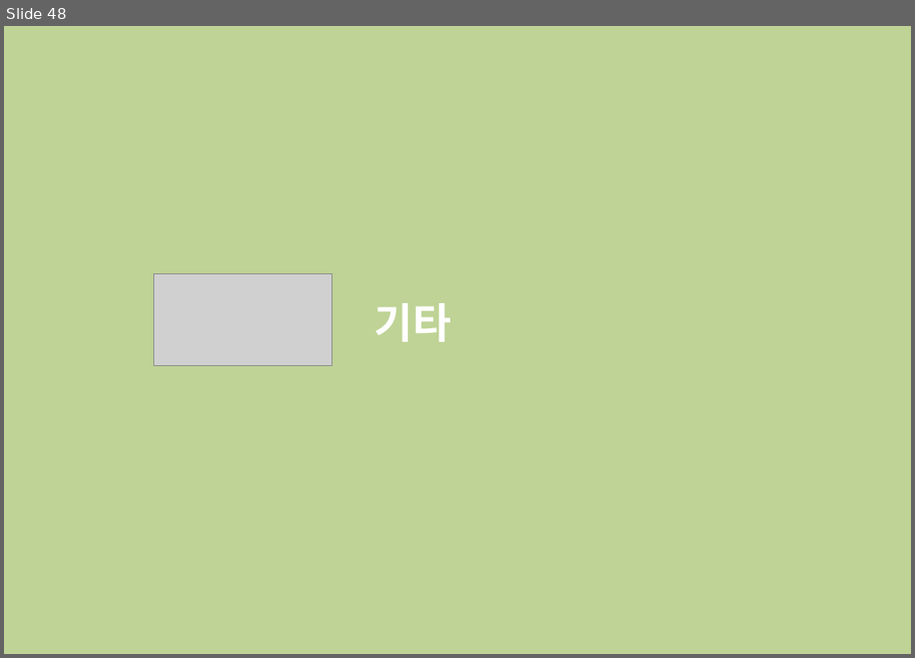
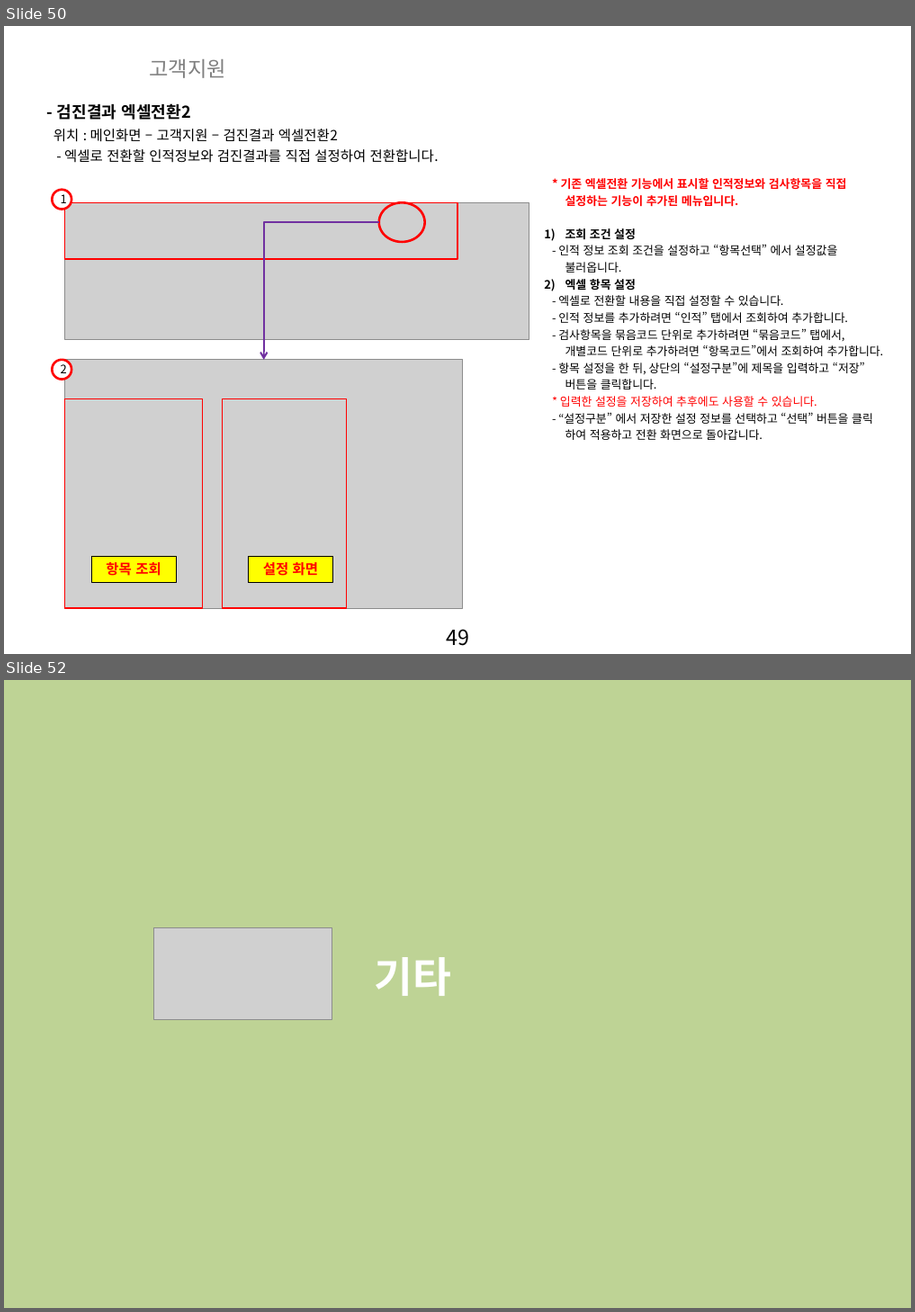
Before and after one commit to zooxop/ailiss_manual, a slide deck: manual/앨리스_매뉴얼_작업중.pptx. Shown one above the other, each under a label of ours: slide 48 before the commit, slides 50 and 52 after it; the slides between them are not shown. The pictures are 915x658 and 915x1312 pixels, drawn with LibreOffice and Linux fonts; fonts in the diff are those of the drawing; grey boxes stand for pictures; background and template pictures are left out. Boxes give left, top, right and bottom in pixels: in the first picture for what was removed or moved away, otherwise in the second. Text is boxed around its words. In the diff, an @@ line names an element or a change of style, - is before the commit and + after.

Commit message:
검진결과엑셀전환끝

```diff
--- a/manual/앨리스_매뉴얼_작업중.pptx
+++ b/manual/앨리스_매뉴얼_작업중.pptx
@@ slide 50 added at <box>4,26,911,654</box>, background picture (left out); not listed: 1 template element that a slide beside it also shows @@
@@ text added at <box>149,59,226,78</box>, 18 pt, text #808080 @@
+고객지원
@@ text added at <box>57,103,191,120</box>, 14 pt, text #000000, bold @@
+- 검진결과 엑셀전환2
@@ text added at <box>54,129,338,142</box>, 12 pt, text #000000 @@
+위치 : 메인화면 – 고객지원 – 검진결과 엑셀전환2
@@ text added at <box>64,149,439,163</box>, 12 pt, text #000000 @@
+- 엑셀로 전환할 인적정보와 검진결과를 직접 설정하여 전환합니다.
@@ text added at <box>558,178,884,440</box>, 10 pt, text #000000 @@
+* 기존 엑셀전환 기능에서 표시할 인적정보와 검사항목을 직접 설정하는 기능이 추가된 메뉴입니다.
+1) 조회 조건 설정
+- 인적 정보 조회 조건을 설정하고 “항목선택” 에서 설정값을
+불러옵니다.
+2) 엑셀 항목 설정
+- 엑셀로 전환할 내용을 직접 설정할 수 있습니다.
+- 인적 정보를 추가하려면 “인적” 탭에서 조회하여 추가합니다.
+- 검사항목을 묶음코드 단위로 추가하려면 “묶음코드” 탭에서,
+개별코드 단위로 추가하려면 “항목코드”에서 조회하여 추가합니다.
+- 항목 설정을 한 뒤, 상단의 “설정구분”에 제목을 입력하고 “저장”
+버튼을 클릭합니다.
+* 입력한 설정을 저장하여 추후에도 사용할 수 있습니다.
+- “설정구분” 에서 저장한 설정 정보를 선택하고 “선택” 버튼을 클릭
+하여 적용하고 전환 화면으로 돌아갑니다.
@@ ellipse added at <box>52,189,71,209</box>, fill #FFFFFF, outline #FF0000 2 pt, 10 pt, text #000000 @@
+1
@@ picture added at <box>65,202,530,340</box> @@
@@ rectangle added at <box>65,202,458,259</box>, outline #FF0000 1 pt @@
@@ ellipse added at <box>379,202,425,242</box>, outline #FF0000 2 pt @@
@@ elbow arrow added from (379, 222) to (264, 359), #7030A0 1.5 pt @@
@@ ellipse added at <box>52,359,71,379</box>, fill #FFFFFF, outline #FF0000 2 pt, 10 pt, text #000000 @@
+2
@@ picture added at <box>65,359,463,608</box> @@
@@ rectangle added at <box>65,399,203,608</box>, outline #FF0000 1 pt @@
@@ rectangle added at <box>222,399,346,608</box>, outline #FF0000 1 pt @@
@@ rectangle added at <box>91,556,177,582</box>, fill #FFFF00, outline #000000 0.5 pt, 12 pt, text #FF0000, bold @@
+항목 조회
@@ rectangle added at <box>249,556,334,582</box>, fill #FFFF00, outline #000000 0.5 pt, 12 pt, text #FF0000, bold @@
+설정 화면
@@ what was slide 48 is now slide 52 @@
```
Also in this commit, not shown: 1 slide changed, 3 other slides added.
